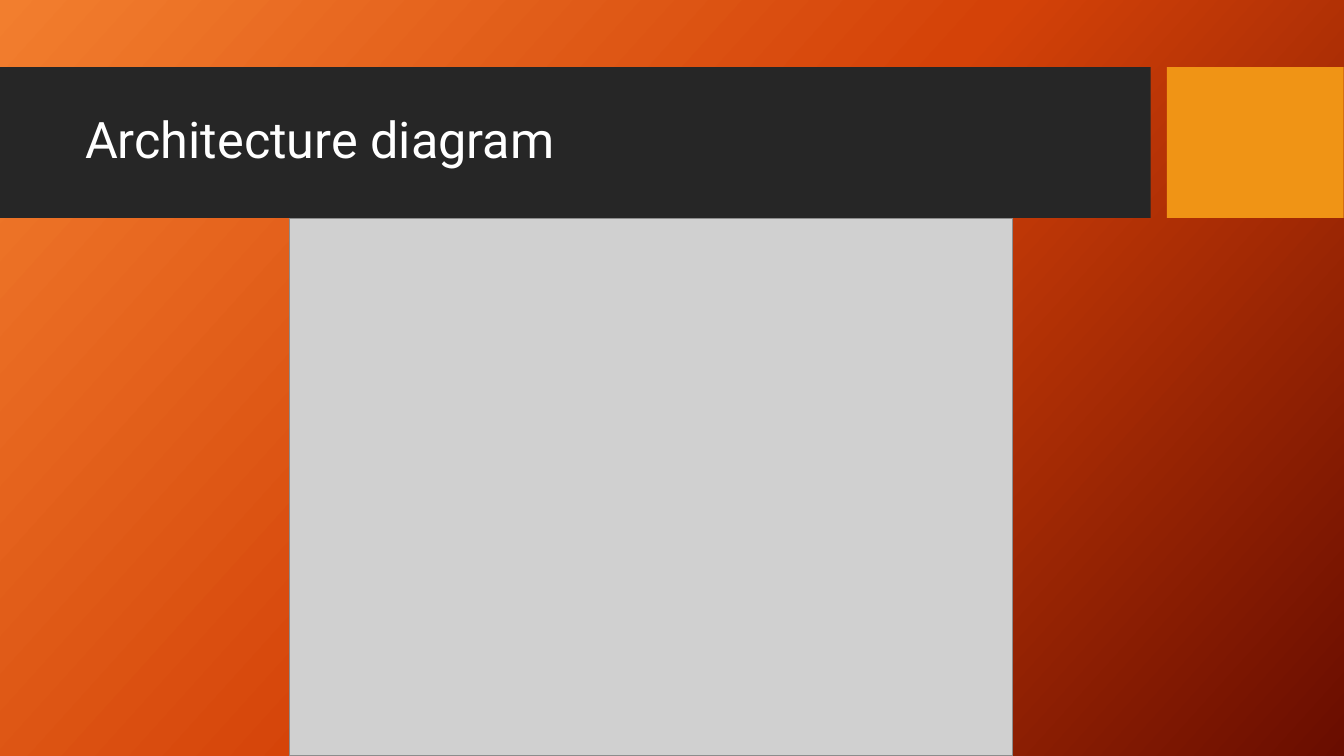
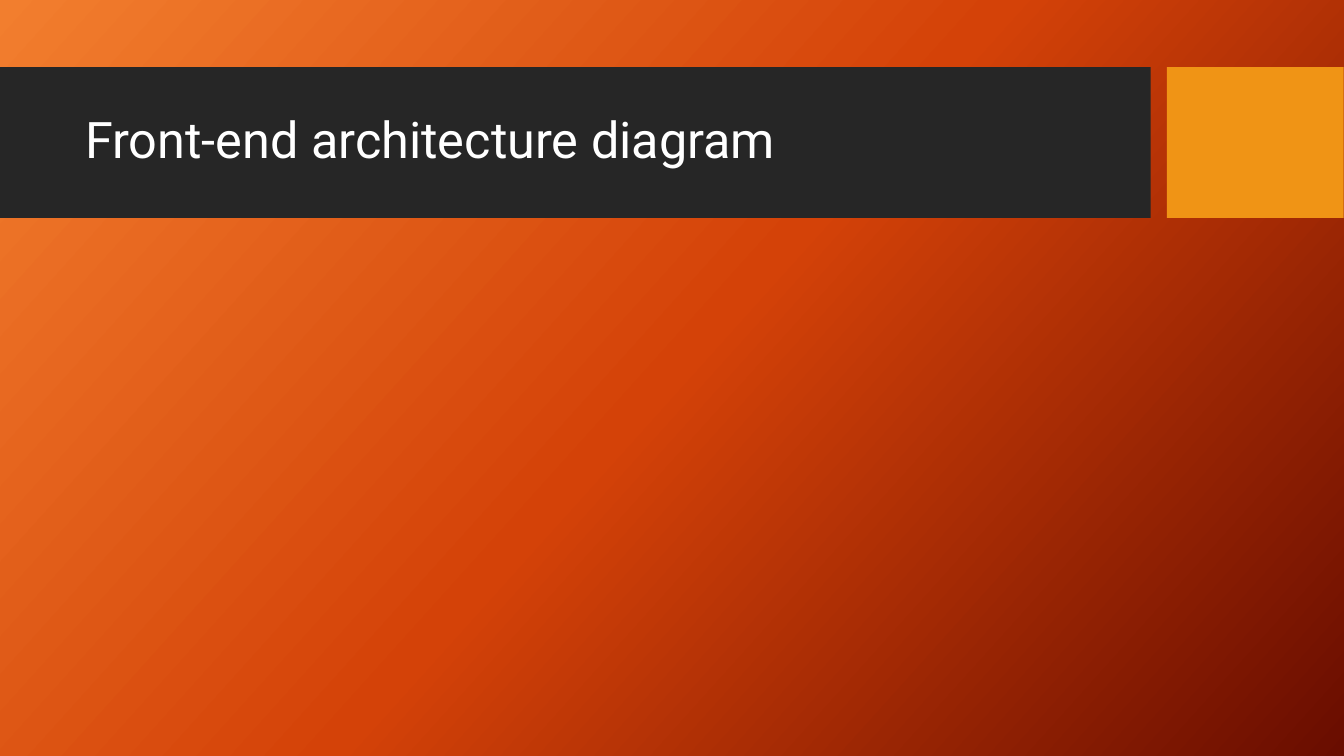
Before and after one commit to Dwaddle26/EncryptNotes, a slide deck: slide 6 of Phase 2 Documentation/Team_2_Presentation_2.pptx (slide 5 before the commit). Drawn at 1344x756 pixels with LibreOffice and Linux fonts; fonts in the diff are those of the drawing; grey boxes stand for pictures; background and template pictures are left out. Boxes give left, top, right and bottom in pixels: in the first picture for what was removed or moved away, otherwise in the second. Text is boxed around its words. In the diff, an @@ line names an element or a change of style, - is before the commit and + after.

```diff
--- a/Phase 2 Documentation/Team_2_Presentation_2.pptx
+++ b/Phase 2 Documentation/Team_2_Presentation_2.pptx
@@ title at box(85, 120, 775, 169): text changed @@
-Architecture diagram
+Front-end architecture diagram
@@ picture removed at box(290, 219, 1013, 756) @@
```
Also in this commit, not shown: 2 other slides changed, 1 slide added, 1 slide removed.
